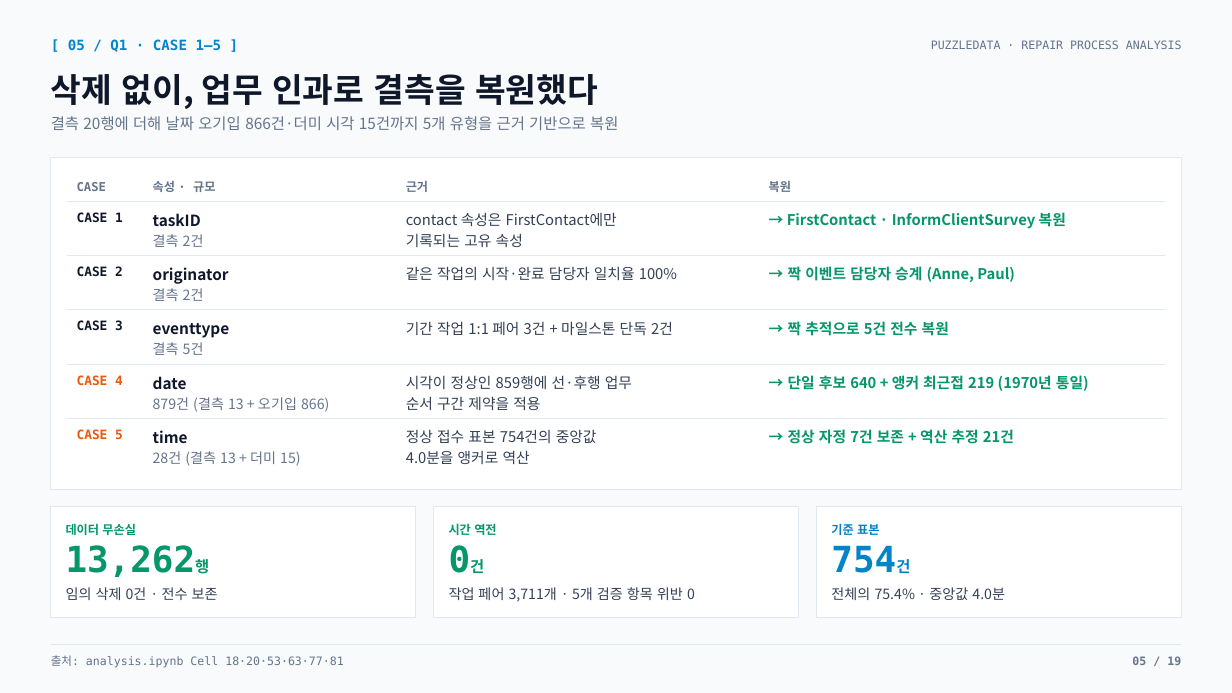
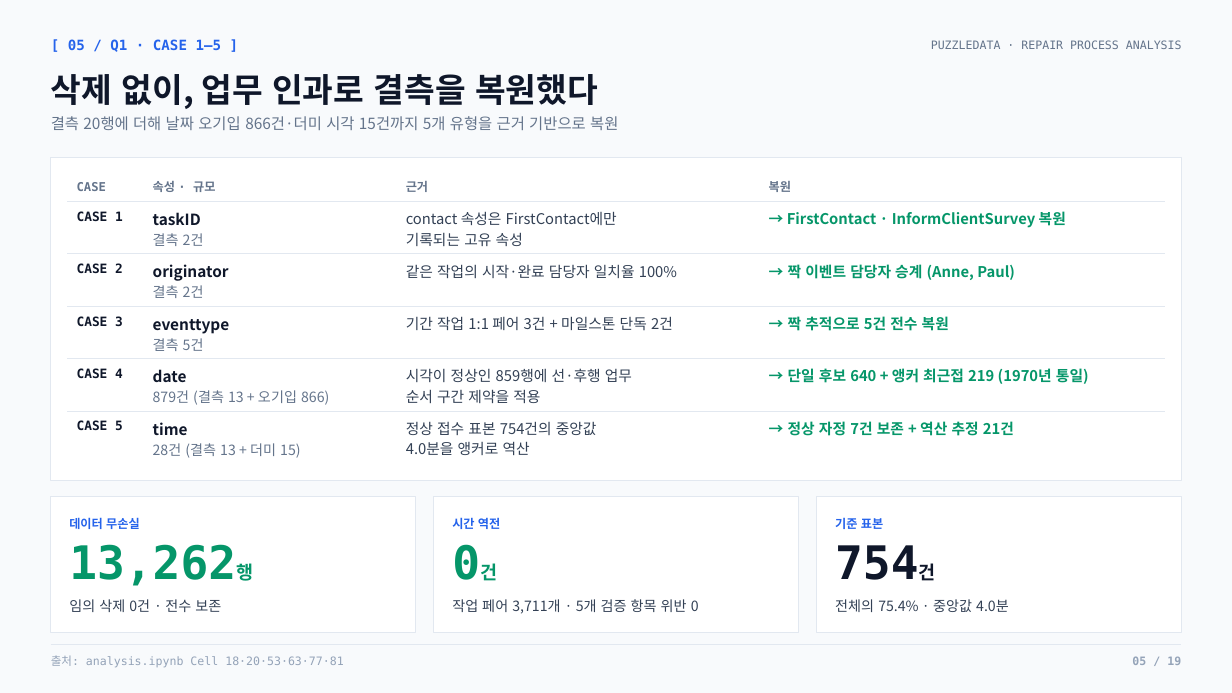
Before and after one commit to nus1245/puzzle_data, a slide deck: slide 5 of outputs/pptx/puzzledata_repair_report.pptx. Drawn at 1232x693 pixels with LibreOffice and Linux fonts; fonts in the diff are those of the drawing. Boxes give left, top, right and bottom in pixels: in the first picture for what was removed or moved away, otherwise in the second. Text is boxed around its words. In the diff, an @@ line names an element or a change of style, - is before the commit and + after.

```diff
--- a/outputs/pptx/puzzledata_repair_report.pptx
+++ b/outputs/pptx/puzzledata_repair_report.pptx
@@ text "[ 05 / Q1 · ..." at (68,39,222,52): text colour #0284C7 to #2563EB @@
@@ rectangle: place and size @@
-rectangle at (51,157,1181,490)
+rectangle at (51,157,1181,481)
@@ 8 texts, 2 lines: place and size @@
-8 texts, 2 lines at (67,310,1165,412)
+8 texts, 2 lines at (67,306,1165,405)
@@ text "CASE 4" at (77,368,123,378): text colour #EA580C to #0F172A @@
@@ 4 texts, 1 line: place and size @@
-4 texts, 1 line at (67,419,1165,466)
+4 texts, 1 line at (67,411,1165,458)
@@ text "CASE 5" at (77,420,123,430): text colour #EA580C to #0F172A @@
@@ rectangle: place and size @@
-rectangle at (51,506,415,617)
+rectangle at (51,497,415,633)
@@ rectangle: place and size @@
-rectangle at (433,506,798,617)
+rectangle at (433,497,798,633)
@@ rectangle: place and size @@
-rectangle at (817,506,1181,617)
+rectangle at (817,497,1181,633)
@@ text "데이터 무손실" at (69,517,140,529): text colour #059669 to #2563EB @@
@@ text "13,262행" at (69,544,236,586): size 28 to 36 pt, size 12 to 14.4 pt in "13,262행"; line spacing 31.4pt to 40.3pt @@
@@ text "시간 역전" at (452,517,500,529): text colour #059669 to #2563EB @@
@@ text "0건" at (452,537,779,589): size 28 to 36 pt, size 12 to 14.4 pt in "0건"; line spacing 31.4pt to 40.3pt @@
@@ text "기준 표본" at (835,517,883,529): text colour #0284C7 to #2563EB @@
@@ text "754건" at (836,537,1163,589): size 28 to 36 pt, size 12 to 14.4 pt in "754건"; text colour #0284C7 to #0F172A; line spacing 31.4pt to 40.3pt @@
@@ text "임의 삭제 0건 · 전수 ...": place and size @@
-text "임의 삭제 0건 · 전수 ..." at (66,587,218,600)
+text "임의 삭제 0건 · 전수 ..." at (69,599,221,612)
@@ text "작업 페어 3,711개 · 5개 ...": place and size @@
-text "작업 페어 3,711개 · 5개 ..." at (449,587,695,602)
+text "작업 페어 3,711개 · 5개 ..." at (452,599,699,614)
@@ text "전체의 75.4% · 중앙값 4.0분": place and size @@
-text "전체의 75.4% · 중앙값 4.0분" at (831,587,1005,600)
+text "전체의 75.4% · 중앙값 4.0분" at (835,599,1009,612)
@@ text "출처: analysis.ipynb Cell 18·20·53·63·77·81" at (51,656,343,667): text colour #64748B to #94A3B8 @@
@@ text "05 / 19" at (1132,656,1181,665): text colour #64748B to #94A3B8 @@
```
Also in this commit, not shown: 17 other slides changed, 1 slide added, 1 slide removed, 22 other files.
